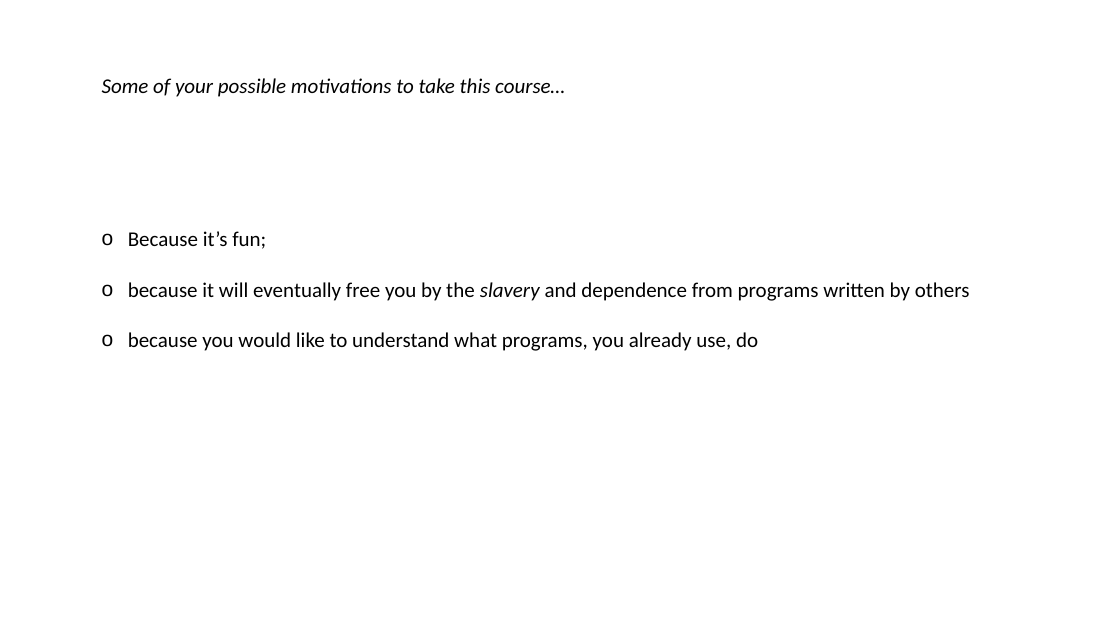
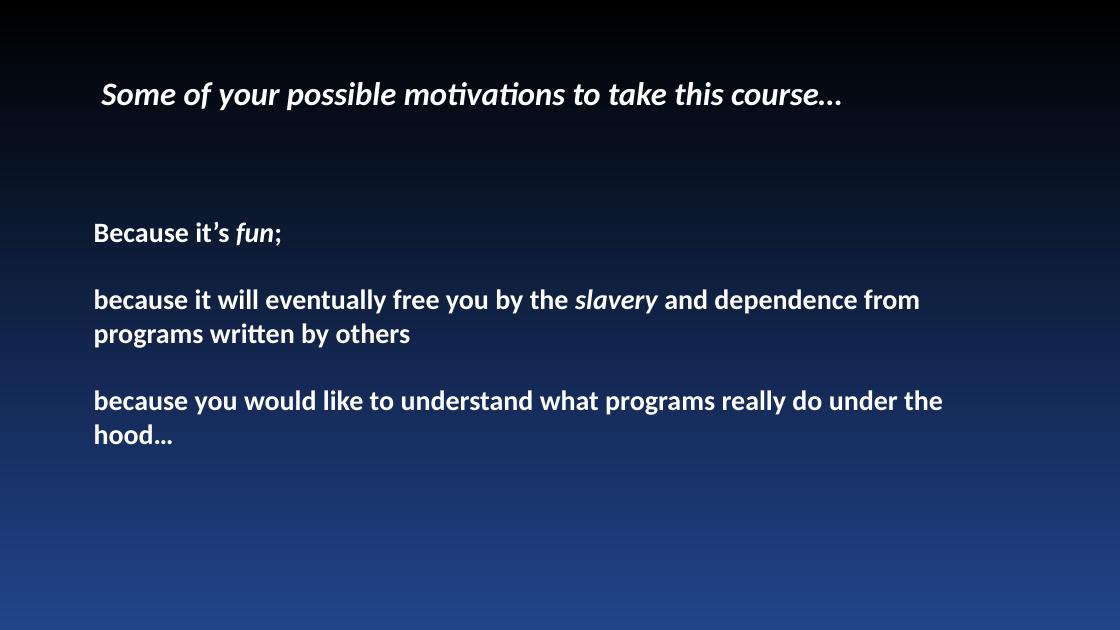
Before and after one commit to Mauro-Prencipe/Python_course_2022, a slide deck: slide 2 of Intro.pptx. Drawn at 1120x630 pixels with LibreOffice and Linux fonts; fonts in the diff are those of the drawing. Boxes give left, top, right and bottom in pixels: in the first picture for what was removed or moved away, otherwise in the second. Text is boxed around its words. In the diff, an @@ line names an element or a change of style, - is before the commit and + after.

```diff
--- a/Intro.pptx
+++ b/Intro.pptx
@@ background #FFFFFF to gradient #000000 to #21448B @@
@@ text "Some of your possible motivations ..." at bbox=[101, 82, 842, 110]: size 18 to 28 pt, text colour #000000 to #FFFFFF, bold on @@
@@ text "Because it’s fun;": place and size @@
-text "Because it’s fun;" at bbox=[128, 231, 970, 351]
+text "Because it’s fun;" at bbox=[94, 222, 943, 444]
@@ text at bbox=[94, 222, 920, 348]: size 18 to 24 pt, text colour #000000 to #FFFFFF, bold on in "Because it’s fun;", "because it will eventually free you by ..."; italic on in "fun;"; bullet o to none @@
@@ text at bbox=[94, 390, 943, 444]: text changed; size 18 to 24 pt; text colour #000000 to #FFFFFF; bold on @@
-o because you would like to understand what programs, you already use, do
+because you would like to understand what programs really do under the hood…
```
Also in this commit, not shown: 3 other slides changed, 7 slides added, 1 other file.
